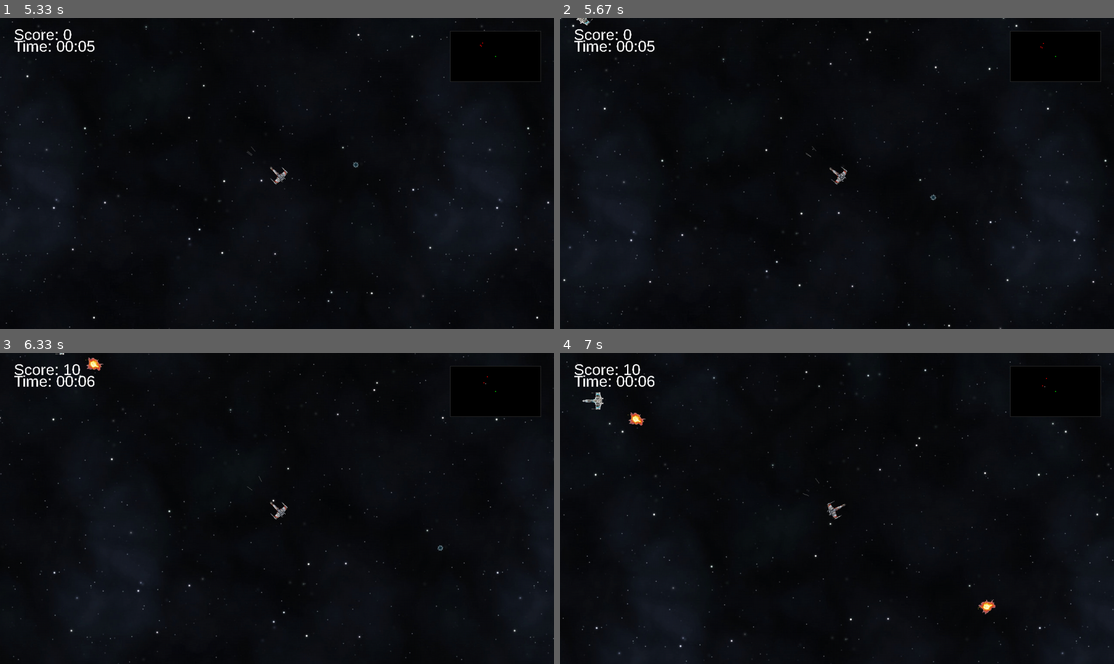
Above: before the commit, frames 1-4 (two rows, left to right).
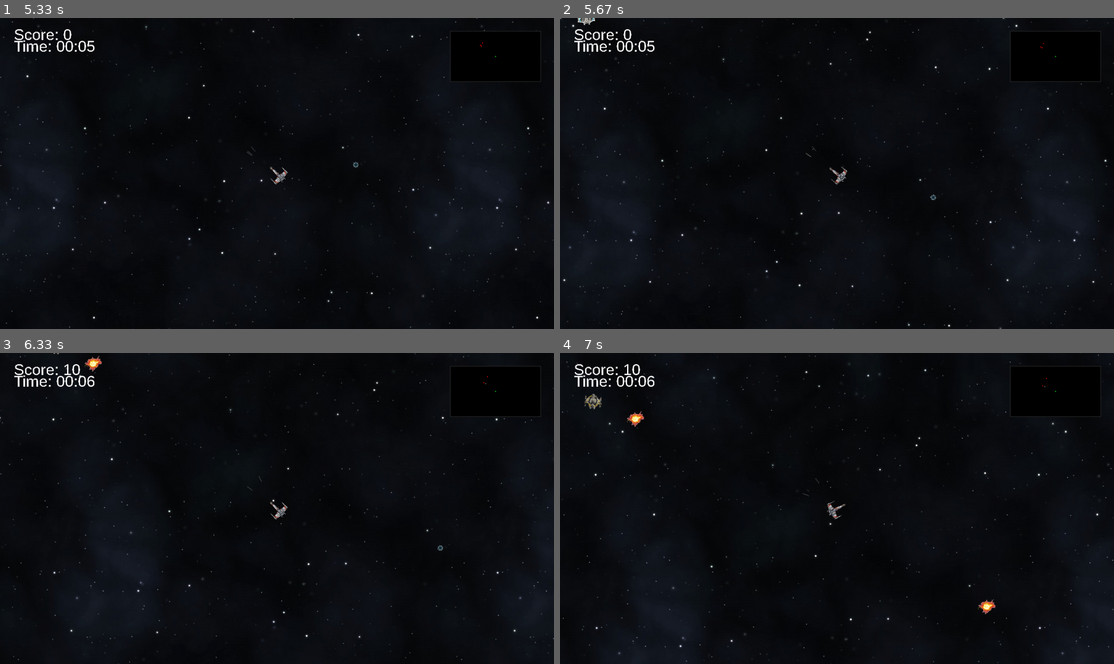
Above: after the commit, the same moments.

Repository: Lqueed/pygame_sample
Game: pygame game, started from main.py
Two runs of this game, one before a commit and one after it. Both use one fixed random seed, a clock stepped at 60 frames per second and the inputs below.
Inputs:
- Up to frame 1 (5.33 s): tap Space at 0.33, 3.98 s; hold Left 0.67-1.2 s; tap Ctrl at 0.73, 1.03, 1.3, 1.6, 1.73, 2.03, 2.4, 2.7, 2.9, 3.2, 3.4, 3.7, 3.9, 4.2, 4.47, 4.77, 4.9, 5.2 s; tap Alt at 0.82, 2.48, 4.55 s; hold Left 1.23-1.63 s; hold Right 1.67-2.3 s; hold Left 2.33-2.8 s; hold Right 2.83-3.3 s; hold Right 3.33-3.8 s; hold Left 3.83-4.37 s; hold Left 4.4-4.8 s; hold Right from 4.83 s (still down)
- Up to frame 2 (5.67 s): release Right at 5.47 s; hold Left from 5.5 s (still down); tap Ctrl at 5.57 s; tap Space at 5.65 s
- Up to frame 3 (6.33 s): tap Ctrl at 5.87, 6.07 s; release Left at 5.97 s; hold Right from 6 s (still down); tap Alt at 6.15 s
- Up to frame 4 (7 s): tap Ctrl at 6.37, 6.57, 6.87 s; release Right at 6.47 s; hold Right 6.5-6.97 s

Frame 1 is identical in both runs. In frame 2, less than 0.1% of the frame differs, in the area x 2-7%, y 0-3%; in frame 3, 0.1%; in frame 4, 0.2%, in the area x 4-16%, y 12-24%.

Commit message:
change group mod spawn logic

Diff:
--- a/cmd/objects/BaseMob.py
+++ b/cmd/objects/BaseMob.py
@@ -49,6 +49,7 @@
         self.sleep_frames_count = 0
 
         self.future_move_orientation = None
+        self.group_move_angle = None
 
     def set_position(self, pos_x, pos_y):
         self.pos_x = pos_x
@@ -90,7 +91,7 @@
 
     def move_mob(self):
         """
-        Движение корабля в рандомных направлениях
+        Движение корабля
         """
         if self.is_destroyed:
             # таймер до полного удаления
@@ -109,7 +110,12 @@
         if self.random_moving:
             # если в движении - двигаем
             if self.future_move_orientation is not None:
-                self.set_orientation(self.future_move_orientation)
+                if self.group_move_angle is not None:
+                    angle = self.group_move_angle
+                    orientation = self.smooth_rotate_to_angle(angle, self.orientation)
+                    self.set_orientation(orientation)
+                else:
+                    self.set_orientation(self.future_move_orientation)
             self.drift_frames_count += 1
             self.move(left=self.random_moving_speed_direction[0],
                       right=self.random_moving_speed_direction[1],
@@ -118,6 +124,7 @@
             if self.drift_frames_count >= self.drift_frames_limit:
                 self.random_moving = False
                 self.drift_frames_count = 0
+            self.group_move_angle = None
 
         else:
             # если не в движении - считаем куда двигать
@@ -147,12 +154,16 @@
             self.random_moving = True
 
     def move_to_player(self):
-        angle = - int(math.degrees(self.angle_to_player()) + 90)
+        if self.group_move_angle is not None:
+            angle = self.group_move_angle
+        else:
+            angle = - int(math.degrees(self.angle_to_player()) + 90)
         orientation = self.smooth_rotate_to_angle(angle, self.orientation)
 
         self.set_orientation(orientation)
         left, right, up, down = self.calculate_move(self.speed)
         self.move(left, right, up, down)
+        self.group_move_angle = None
 
     def angle_to_player(self):
         player_coords = self.object_positions.player
@@ -200,3 +211,6 @@
         self.set_ship_img(img)
         self.is_destroyed = True
         self.object_positions.sounds.sound_explosion_short()
+
+    def group_move(self, angle):
+        self.group_move_angle = angle
--- a/cmd/objects/ObjectPositions.py
+++ b/cmd/objects/ObjectPositions.py
@@ -74,14 +74,18 @@
 
     def add_mob_group(self, count: int = 3):
         mob_id = self.add_mob(img=BASE_MOB_IMG, screen=self.screen, object_positions=self)
-
         pos_x_main = self.mobs[mob_id].abs_pos_x
         pos_y_main = self.mobs[mob_id].abs_pos_y
 
+        spawned_big = False
         for i in range(count - 1):
             angle = random.randint(0, 360) - i * (360/count)
             new_coords = (pos_x_main + 200 * math.cos(angle), pos_y_main + 200 * math.sin(angle))
-            self.add_mob(img=BASE_MOB_IMG, screen=self.screen, object_positions=self, spawn_coords=new_coords)
+            if not spawned_big and random.randint(0, 1):
+                self.add_big_mob(img=BIG_MOB_IMG, screen=self.screen, object_positions=self, spawn_coords=new_coords)
+                spawned_big = True
+            else:
+                self.add_mob(img=BASE_MOB_IMG, screen=self.screen, object_positions=self, spawn_coords=new_coords)
 
     def add_sattelite_mob(self, img, screen, object_positions, coords):
         self.mobs[str(uuid.uuid4())] = SatteliteMob(
@@ -101,15 +105,15 @@
             orientation=self.player_obj.orientation + 90
         )
 
-    def add_big_mob(self, img, screen, object_positions):
+    def add_big_mob(self, img, screen, object_positions, spawn_coords=None):
         mob_id = str(uuid.uuid4())
         self.mobs[mob_id] = BigMob(
             img=img,
             screen=screen,
             mob_id=mob_id,
-            object_positions=object_positions
-        )
-        self.mobs[mob_id].spawn_random()
+            object_positions=object_positions,
+            spawn_coords=spawn_coords,
+        )
 
     def add_player(self, player):
         self.player_obj = player
@@ -228,7 +232,6 @@
             if m_id in self.mobs:
                 self.mobs[m_id].destroy_ship(img=EXPLOSION_IMAGE)
                 if self.mobs[m_id].type == 'big':
-                    print(self.mobs[m_id].pos_x, self.mobs[m_id].pos_y)
                     self.add_sattelite_mob(img=SATTELITE_MOB_IMAGE,
                                            screen=self.screen,
                                            object_positions=self,
@@ -243,6 +246,7 @@
             self.bonuses.pop(b_id, None)
 
         self.destroy_timer()
+        self.move_mobs_group()
 
     def destroy_timer(self):
         """
@@ -382,19 +386,20 @@
     def get_mobs_angle(self, mob1_id, mob2_id):
         angle = math.atan2(self.mobs[mob1_id].pos_y - self.mobs[mob2_id].pos_y,
                            self.mobs[mob1_id].pos_x - self.mobs[mob2_id].pos_x)
-        print(angle)
+        return angle
 
     # DEPRECATED
-    # def move_mobs_group(self):
-    #     mob_coords_arr = {}
-    #     for mob1_id, mob1 in self.mobs.items():
-    #         for mob2_id, mob2 in self.mobs.items():
-    #             if mob1_id != mob2_id and\
-    #                     abs(mob1.pos_x - mob2.pos_x) <= GROUP_DISTANCE and \
-    #                     abs(mob1.pos_y - mob2.pos_y) <= GROUP_DISTANCE and \
-    #                     not mob1.group_move:
-    #                 if mob2 not in mob_coords_arr or mob_coords_arr[mob2_id] != mob1_id:
-    #                     mob_coords_arr[mob1_id] = mob2_id
-    #     for mob_id in mob_coords_arr:
-    #         angle = self.get_mobs_angle(mob_id, mob_coords_arr[mob_id])
-            # self.mobs[mob_id].group_move(angle)
+    def move_mobs_group(self):
+        GROUP_DISTANCE = 100
+        mob_coords_arr = {}
+        for mob1_id, mob1 in self.mobs.items():
+            for mob2_id, mob2 in self.mobs.items():
+                if mob1_id != mob2_id and\
+                        abs(mob1.abs_pos_x - mob2.abs_pos_x) <= GROUP_DISTANCE and \
+                        abs(mob1.abs_pos_y - mob2.abs_pos_y) <= GROUP_DISTANCE:
+                    if (mob2_id not in mob_coords_arr or mob_coords_arr[mob2_id] != mob1_id) \
+                            and mob1_id not in mob_coords_arr:
+                        mob_coords_arr[mob1_id] = mob2_id
+        for mob_id in mob_coords_arr:
+            angle = self.get_mobs_angle(mob_id, mob_coords_arr[mob_id])
+            self.mobs[mob_id].group_move(angle)
